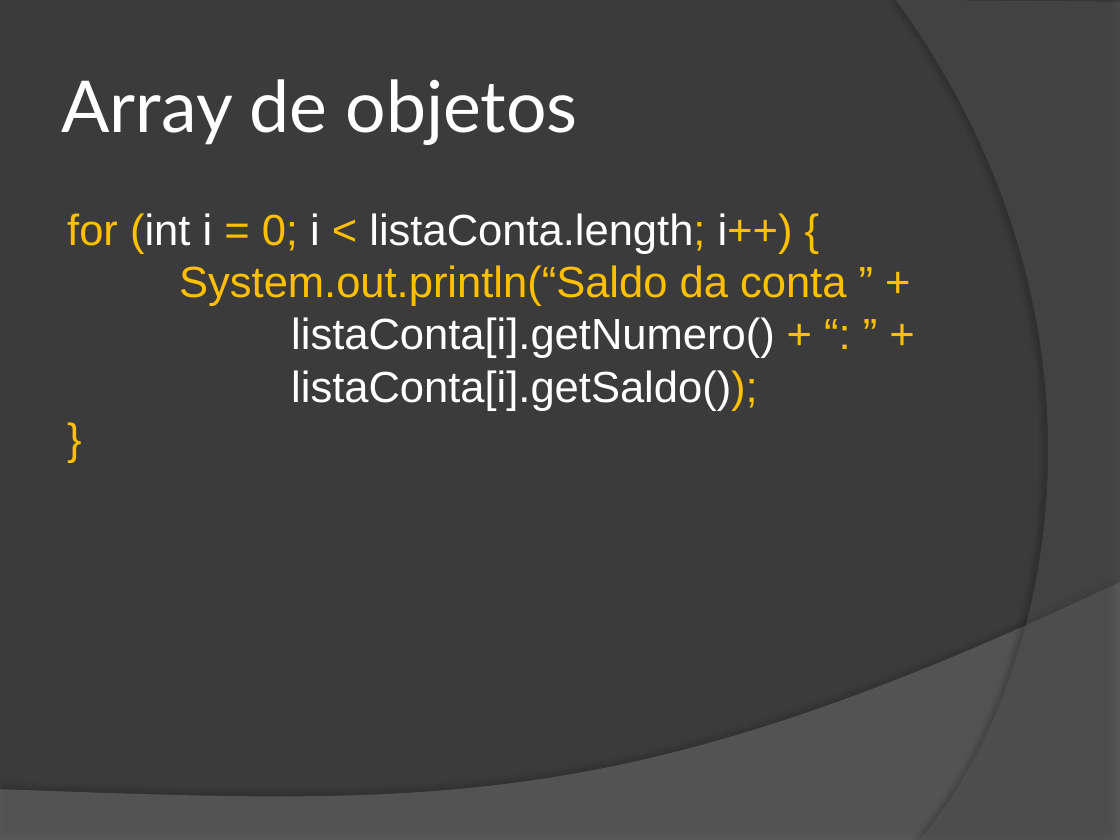
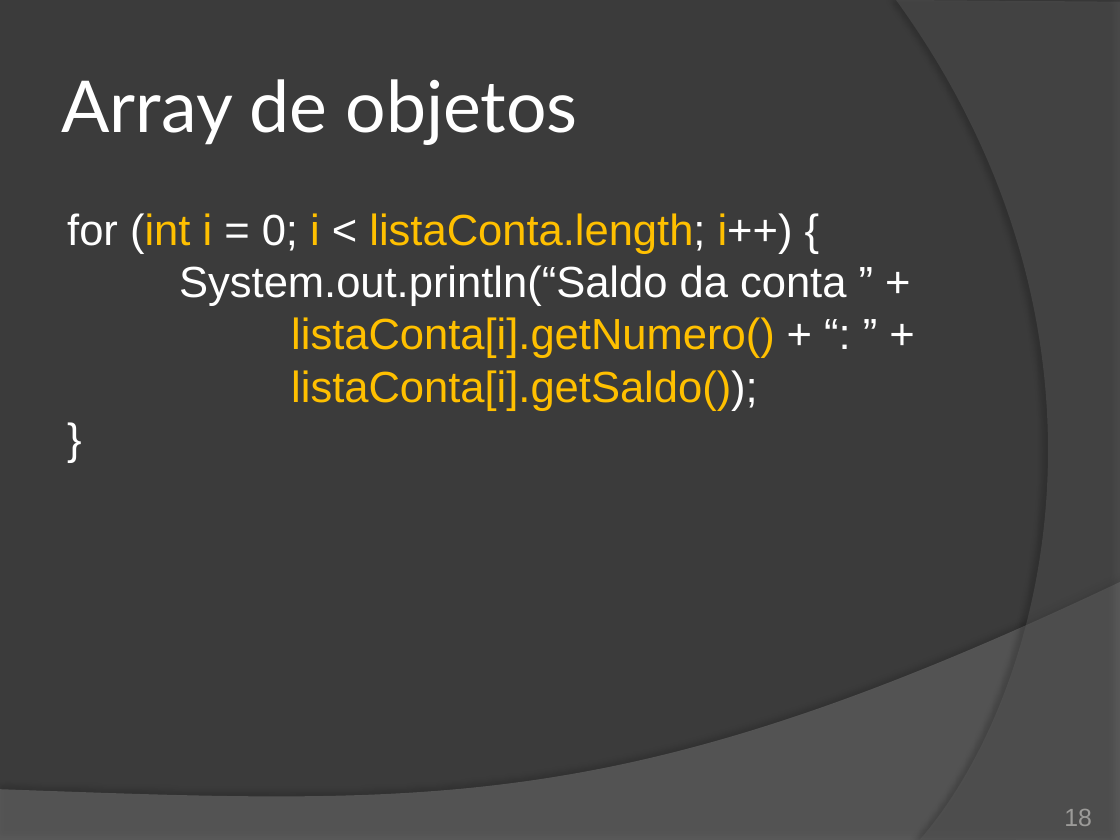
Before and after one commit to duchesqui/slzvieira-training, a slide deck: slide 18 of 2-Java-Programmer-Modulo-II/07.Capitulo02.pptx. Drawn at 1120x840 pixels with LibreOffice and Linux fonts; fonts in the diff are those of the drawing. Boxes give left, top, right and bottom in pixels: in the first picture for what was removed or moved away, otherwise in the second. Text is boxed around its words. In the diff, an @@ line names an element or a change of style, - is before the commit and + after.

```diff
--- a/2-Java-Programmer-Modulo-II/07.Capitulo02.pptx
+++ b/2-Java-Programmer-Modulo-II/07.Capitulo02.pptx
@@ text "for (int i = 0; ..." at (67, 213, 846, 411): text colour #FFC000 to #FFFFFF in "for (int = 0; < listaConta.length; i++) ..."; text colour #FFFFFF to #FFC000 in "(int i i listaConta.length; i++) listaConta[i].getNumero() l ..." @@
@@ page number added at (1064, 809, 1092, 826), 16 pt, text #9D9B9A @@
+18
```
Also in this commit, not shown: 16 other slides changed, 1 slide added, 11 other files.
